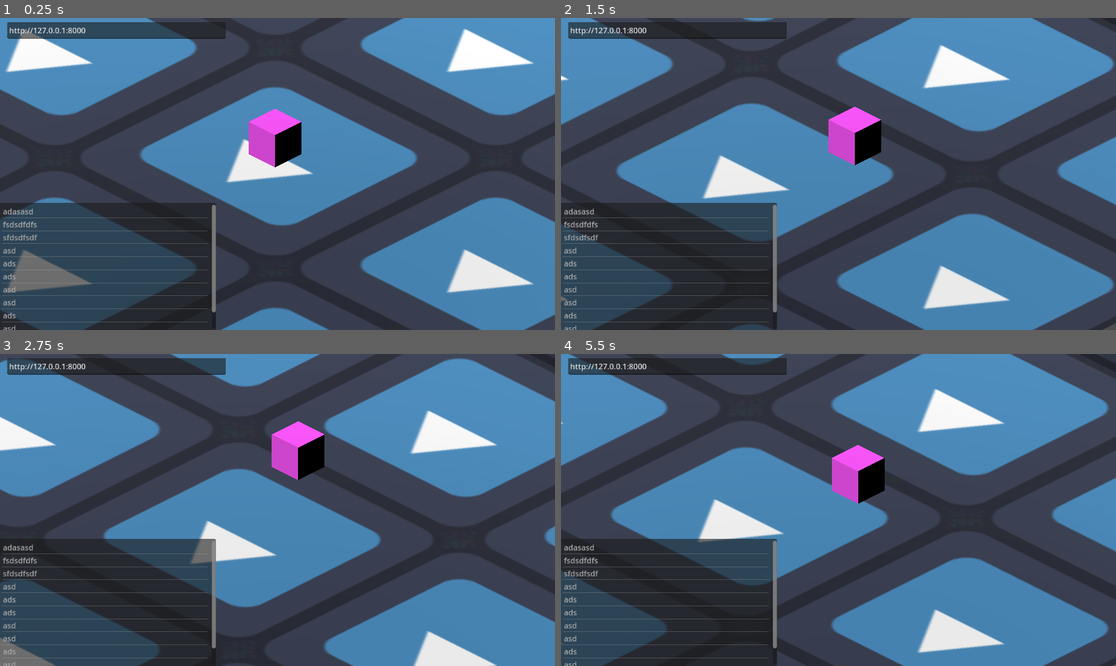
Above: before the commit, frames 1-4 (two rows, left to right).
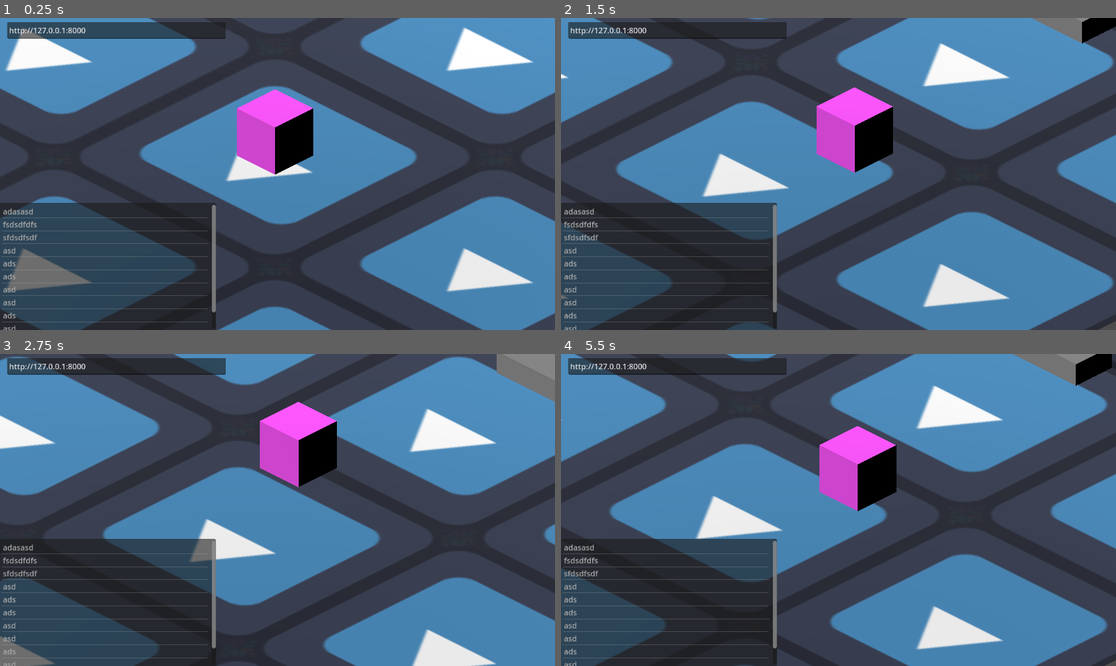
Above: after the commit, the same moments.

Repository: mkualquiera/infinite-something-gd
Game: Godot game, scene res://test.tscn
Same seed, same stepped clock (60 frames per second), same inputs: the game is played once before the commit and once after it. The engine's default icon, where the game draws it, is replaced by a stand-in: a white triangle on a blue panel in a dark square.
Inputs (mouse positions are in pixels of both pictures, inside the frame that each line leads up to):
- Up to frame 1 (0.25 s): no input
- Up to frame 2 (1.5 s): tap Enter at 0.5 s; move the mouse to (960, 158) at 0.52 s; click (960, 158) at 0.67 s; move the mouse to (727, 189) at 1.27 s; click (727, 189) at 1.42 s
- Up to frame 3 (2.75 s): move the mouse to (333, 441) at 2.02 s; click (333, 441) at 2.17 s
- Up to frame 4 (5.5 s): move the mouse to (810, 572) at 2.77 s; click (810, 572) at 2.92 s; move the mouse to (1005, 556) at 3.52 s; click (1005, 556) at 3.67 s; move the mouse to (672, 463) at 4.27 s; click (672, 463) at 4.42 s; move the mouse to (866, 510) at 5.02 s; click (866, 510) at 5.17 s

The runs differ from the first frame. In frame 1, 4.7% of the frame differs, in the area x 0-100%, y 0-100%; in frame 2, 6.7%; in frame 3, 6.9%; in frame 4, 11%.
Error before the commit: Trying to assign value of type 'Nil' to a variable of type 'Dictionary'. (res://Scripts/RoomController.gd:90)
Error after the commit: Trying to assign value of type 'Nil' to a variable of type 'Dictionary'. (res://Scripts/RoomController.gd:92)

Commit message:
[ works ]

Diff:
--- a/Scenes/room.tscn
+++ b/Scenes/room.tscn
@@ -25,6 +25,10 @@
 albedo_texture = ExtResource("1_yta44")
 uv1_scale = Vector3(3, 1, 3)
 
+[sub_resource type="BoxMesh" id="BoxMesh_4kxwt"]
+
+[sub_resource type="BoxShape3D" id="BoxShape3D_knog4"]
+
 [node name="Room" type="Node3D"]
 transform = Transform3D(1, -3.13716e-22, -7.10543e-15, 2.75725e-22, 1, -1.42109e-14, 7.10543e-15, -1.51583e-28, 1, 0, 1.19209e-07, 5.68434e-14)
 script = ExtResource("1_vpq05")
@@ -39,7 +43,7 @@
 l_wall = NodePath("../LeftWall")
 
 [node name="Floor" type="MeshInstance3D" parent="."]
-transform = Transform3D(-9, 1.35896e-06, 1.97083e-14, 2.17935e-20, -3.93402e-07, 2.986, 1.35896e-06, 9, 1.30522e-07, -4.41295e-28, -1.19209e-07, -5.68434e-14)
+transform = Transform3D(-9, 1.35896e-06, 1.97083e-14, 2.17935e-20, -3.93402e-07, 2.986, 1.35896e-06, 9, 1.30522e-07, -0.005, 0.011, 0)
 mesh = SubResource("QuadMesh_esw8q")
 skeleton = NodePath("../..")
 surface_material_override/0 = SubResource("StandardMaterial3D_owkes")
@@ -88,9 +92,20 @@
 shape = SubResource("BoxShape3D_axmun")
 
 [node name="AudioStreamPlayer" type="AudioStreamPlayer" parent="."]
+autoplay = true
 
 [node name="MusicGenerator" type="Node" parent="AudioStreamPlayer"]
 script = ExtResource("5_qda7y")
 load_on_ready = true
 
+[node name="MeshInstance3D" type="MeshInstance3D" parent="."]
+transform = Transform3D(0.984, -5.38099e-43, 0, -1.61523e-30, 0.5, 0, 0, 0, 0.984, -4.41295e-28, 0, -4.5)
+mesh = SubResource("BoxMesh_4kxwt")
+
+[node name="Area3D" type="Area3D" parent="MeshInstance3D"]
+
+[node name="CollisionShape3D" type="CollisionShape3D" parent="MeshInstance3D/Area3D"]
+transform = Transform3D(1, -5.47908e-43, 0, -1.04205e-28, 1, 0, 0, 1.20371e-35, 1, 0, 0, 0)
+shape = SubResource("BoxShape3D_knog4")
+
 [connection signal="input_event" from="Floor/StaticBody3D" to="." method="input_event_daisy"]
--- a/Scripts/ObjectController.gd
+++ b/Scripts/ObjectController.gd
@@ -72,3 +72,6 @@
 	var room_controller: RoomController = get_parent().get_parent()
 	print_debug("Doing interaction")
 	room_controller.do_interaction(self, interactions[index])
+
+func destroy():
+	get_parent().queue_free()
--- a/Scripts/RoomController.gd
+++ b/Scripts/RoomController.gd
@@ -5,6 +5,8 @@
 @export var load_on_ready = false
 @export var floor: MeshInstance3D
 @export var l_wall: MeshInstance3D
+@export var obj_padding: float = 0.5
+var controllers: Array[ObjectController]
 var world: Dictionary
 
 # Called when the node enters the scene tree for the first time.
@@ -91,6 +93,7 @@
 
 	for object in data["objects"]:
 		var controller = _create_object(object, false)
+		controllers.append(controller)
 		controller.update_rendering(data)
 
 func do_interaction(object: ObjectController, interaction):
@@ -130,9 +133,10 @@
 				var counter = 0
 				for object in objects:
 					if object["name"] == to_delete["name"]:
+						var controller: ObjectController = controllers[counter]
+						controller.destroy()
+						controllers.remove_at(counter)
 						objects.remove_at(counter)
-						var child = get_child(counter)
-						child.queue_free()
 						break
 					counter += 1
 
@@ -148,7 +152,9 @@
 		if data["create_objects"] is Array:
 			for object in data["create_objects"]:
 				var controller = _create_object(object)
+				controllers.append(controller)
 				update_queue.append(controller)
+				world["objects"].append(object)
 
 	if data.has("overwrite_metadata"):
 		if data["overwrite_metadata"] is Array:
@@ -158,11 +164,9 @@
 				for object in objects:
 					if object["name"] == update_metadata["name"]:
 						for key in update_metadata["metadata"].keys():
-							object["metadata"]["key"] = update_metadata["metadata"]["key"]
-						var child = get_child(counter)
-						var controller: ObjectController = child.get_child(counter)
+							object["metadata"][key] = update_metadata["metadata"][key]
+						var controller: ObjectController = controllers[counter]
 						controller.metadata = object["metadata"]
-
 						update_queue.append(controller)
 
 					counter += 1
@@ -183,10 +187,13 @@
 	print_debug("Created object "+ object["name"])
 
 	# Move the object to a random place horizontally.
-	var x = randf_range(-2, 2)
-	var z = randf_range(-2, 2)
+	var area_x = floor.scale.x / 2
+	var area_z = floor.scale.z / 2
+	var x = randf_range(-area_x + obj_padding, area_x - obj_padding)
+	var z = randf_range(-area_z + obj_padding, area_z - obj_padding)
 	room_obj.position.x = x
 	room_obj.position.z = z
+	room_obj.position.y = floor.position.y
 
 	if add:
 		world["objects"].append(object)
--- a/test.tscn
+++ b/test.tscn
@@ -7,7 +7,6 @@
 [ext_resource type="Script" path="res://Scripts/PlayerMover.gd" id="8_edel6"]
 
 [sub_resource type="BoxShape3D" id="BoxShape3D_w75n3"]
-size = Vector3(0.5, 0.5, 0.5)
 
 [sub_resource type="StandardMaterial3D" id="StandardMaterial3D_mc0wt"]
 
@@ -82,7 +81,7 @@
 text = "save"
 
 [node name="Player" type="CharacterBody3D" parent="."]
-transform = Transform3D(1, 0, 0, 0, 1, 0, 0, 0, 1, 0, 0.291, 0)
+transform = Transform3D(0.522, 0, 0, 0, 0.522, 0, 0, 0, 0.522, 0, 0.291, 0)
 motion_mode = 1
 floor_stop_on_slope = false
 floor_block_on_wall = false
@@ -92,7 +91,6 @@
 shape = SubResource("BoxShape3D_w75n3")
 
 [node name="Player" type="MeshInstance3D" parent="Player"]
-transform = Transform3D(0.36, 0, 0, 0, 0.36, 0, 0, 0, 0.36, 0, -0.0684238, 0)
 mesh = SubResource("BoxMesh_gljbj")
 skeleton = NodePath("../..")
 surface_material_override/0 = SubResource("StandardMaterial3D_gat1o")
Not shown: 1 places in Scenes/room.tscn that only renumber resources
